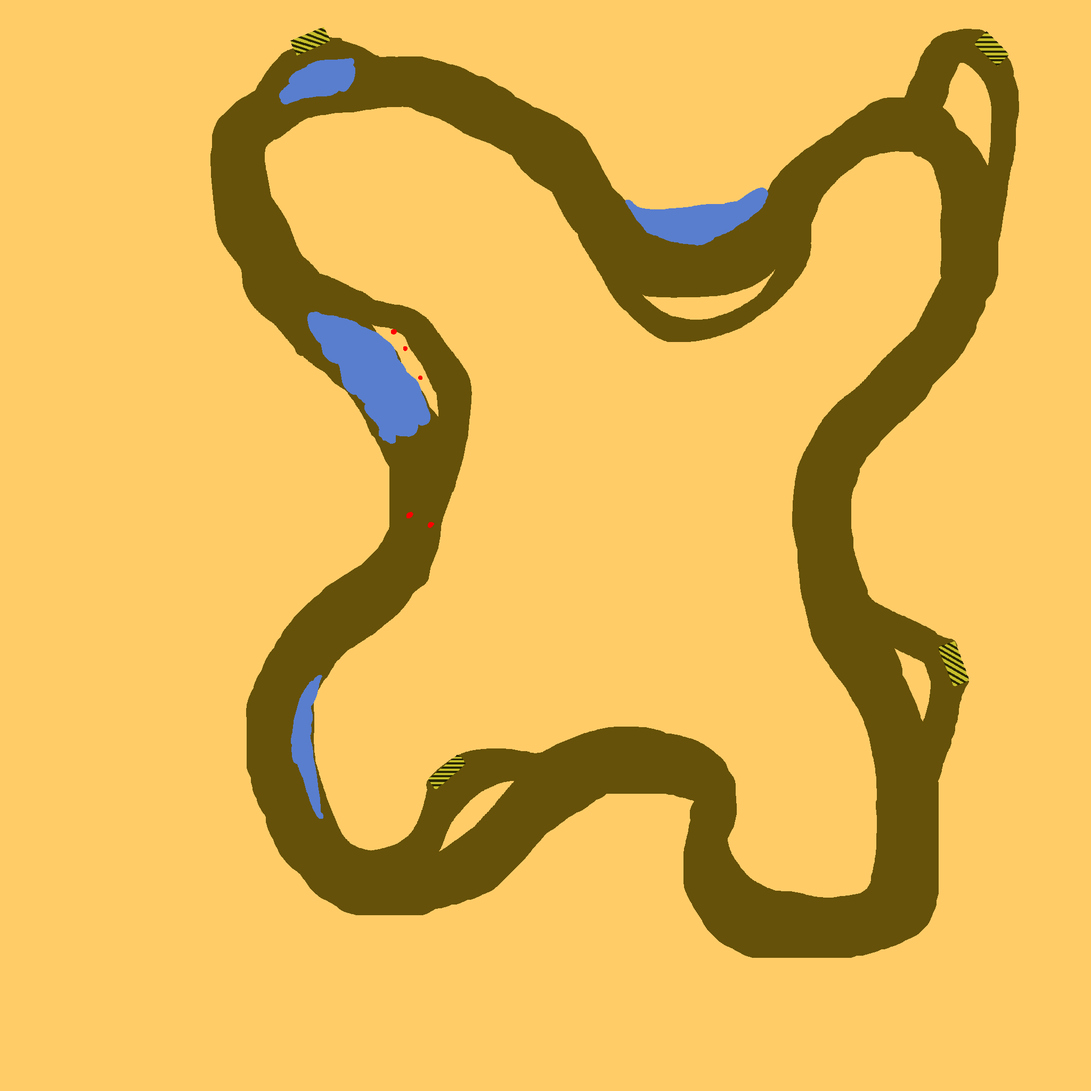
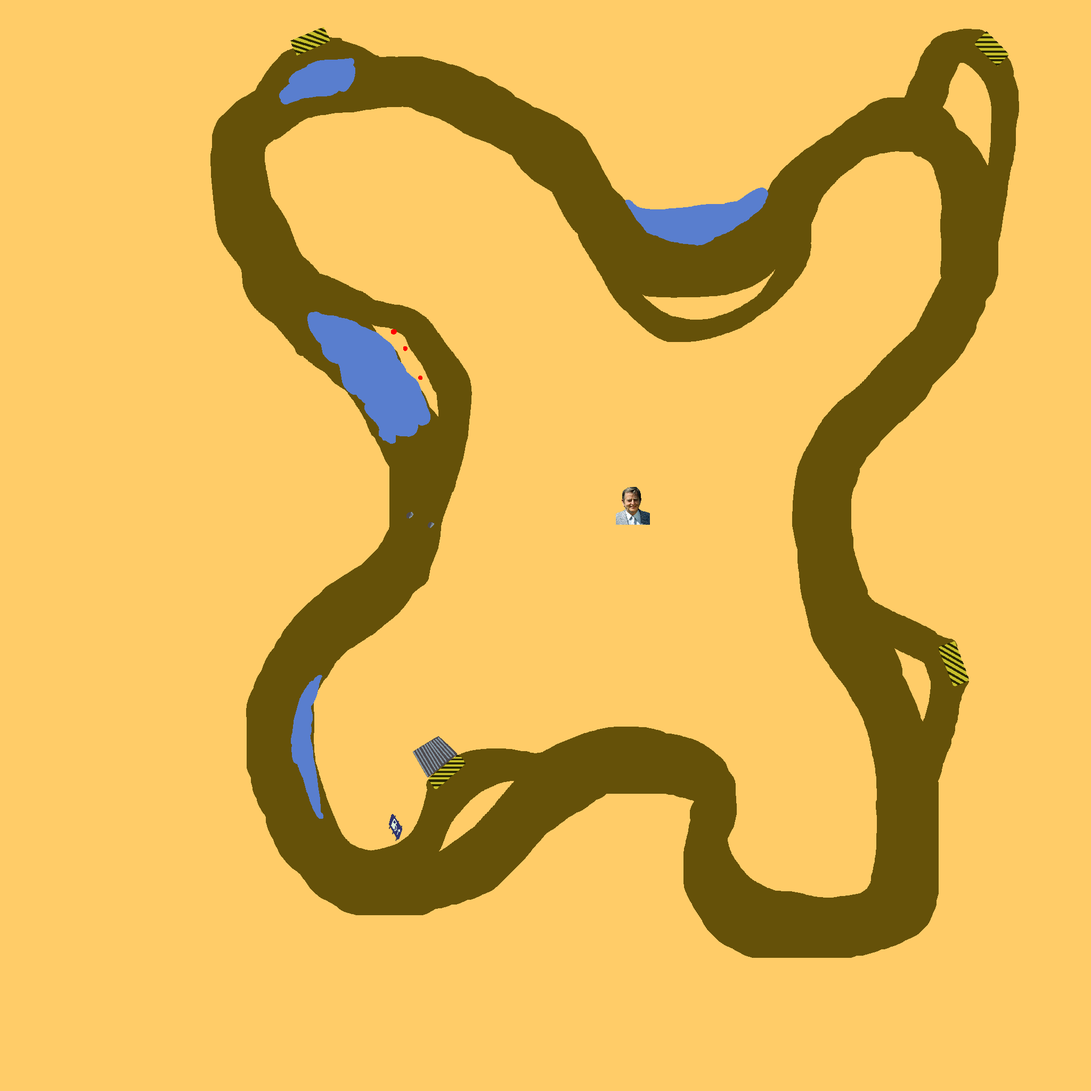
Layers edited between the first and the second 1091 x 1091 image:
added group "overhead" with 1 layers above "details" over bbox(413, 736, 458, 778)
added layer "Paint Layer 4" in group "overhead" over bbox(413, 736, 458, 778)
showed group "details" (5 layers) over bbox(389, 487, 651, 842)
added layer "PitstopSheds" in group "details" over bbox(389, 814, 403, 842)
